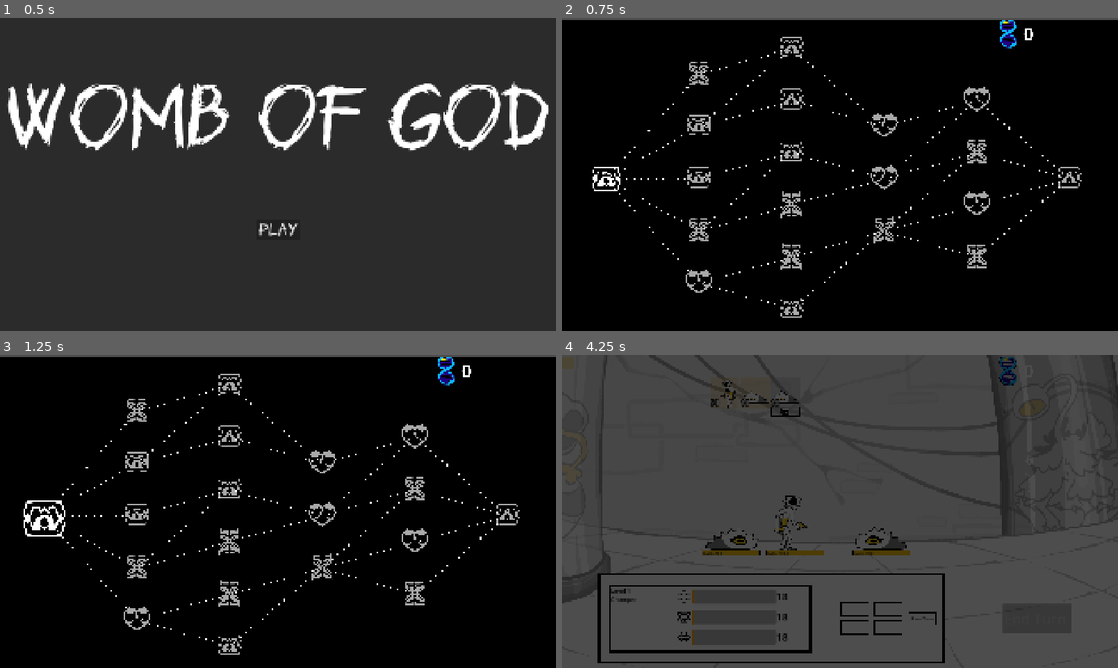
Above: before the commit, frames 1-4 (two rows, left to right).
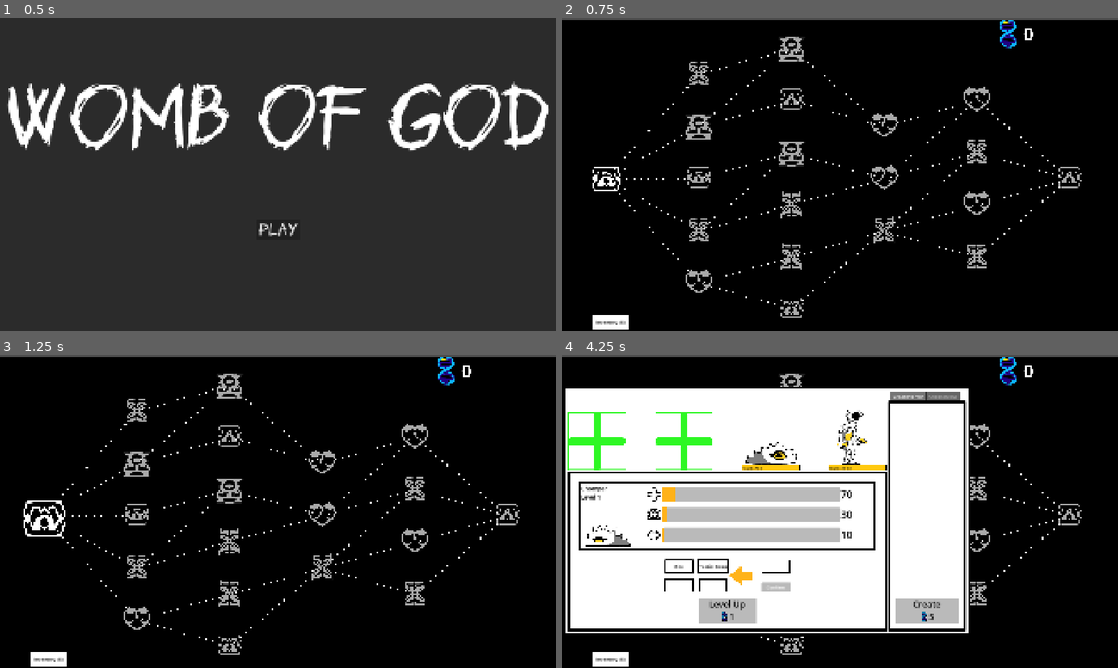
Above: after the commit, the same moments.

Repository: LeoOuyang24/DarkestDungeonPokemonGame
Game: Godot game, scene res://Menus/MainMenu.tscn
Two runs of this game, one before a commit and one after it. Both use one fixed random seed, a clock stepped at 60 frames per second and the inputs below. The engine's default icon, where the game draws it, is replaced by a stand-in: a white triangle on a blue panel in a dark square.
Inputs (mouse positions are in pixels of both pictures, inside the frame that each line leads up to):
- Up to frame 1 (0.5 s): no input
- Up to frame 2 (0.75 s): click "Play" at 0.5 s
- Up to frame 3 (1.25 s): no input
- Up to frame 4 (4.25 s): click (612, 658) at 1.25 s, where only the run after the commit has a clickable "Inventory (E)"; click (595, 442) at 2 s, where only the run after the commit has a clickable "[color=red]-1[/color]"; click (678, 564) at 2.75 s, where only the run after the commit has a clickable "Bite"; click (606, 517) at 3.5 s

Frame 1 is identical in both runs. In frame 2, 1.0% of the frame differs, in the area x 5-44%, y 6-100%; in frame 3, 1.0%; in frame 4, 98%, in the area x 0-100%, y 0-100%.

Commit message:
refactoring shop

Diff:
--- a/Battle/BattleEvents.gd
+++ b/Battle/BattleEvents.gd
@@ -51,7 +51,7 @@
 
 signal removedStatus(remover:Creature,target:Creature,effect:StringName)
 func removeStatus(remover:Creature,target:Creature,effect:StringName):
-	var status = target.stauses[effect]
+	var status = target.statuses.getStatus(effect)
 	if status:
 		target.statuses.removeStatus(status);
 		removedStatus.emit(remover,target,effect)
--- a/Creatures/creatures_jsons/boss1.json
+++ b/Creatures/creatures_jsons/boss1.json
@@ -6,8 +6,8 @@
 	"name": "Boss",
 	"flying": false,
 	"startMoves": [
-		"Brutalize",
-		"gigaimpact"
+		"backfire",
+		"maul"
 	],
 	"levelMoves": [
 	]
--- a/Game.gd
+++ b/Game.gd
@@ -96,10 +96,10 @@
 	var roomInfo = room.roomType
 	var newScene:RoomBase = null
 	match roomInfo:
-		#Room.ROOM_TYPES.SHOP:
-			#var shopRoom = load("res://Map/Rooms/ShopRoom/ShopRoom.tscn").instantiate()
-			#newScene = shopRoom
-		Room.ROOM_TYPES.BATTLE, Room.ROOM_TYPES.SHOP:
+		Room.ROOM_TYPES.SHOP:
+			var shopRoom = load("res://Map/Rooms/ShopRoom/ShopRoom.tscn").instantiate()
+			newScene = shopRoom
+		Room.ROOM_TYPES.BATTLE:
 			newScene = load("res://Battle/BattleManager.tscn").instantiate()
 			#var enemies = [CreatureLoader.loadJSON("silent.json"),CreatureLoader.loadJSON("dreemer.json"),CreatureLoader.loadJSON("beholder.json"),CreatureLoader.loadJSON("beholder.json")]
 			var bruh = Buckets.new()
@@ -143,3 +143,9 @@
 		#GameState.PlayerState.reset()
 	#else:
 		#room_finished()
+
+
+
+func _on_inventory_pressed() -> void:
+	showTeamView(!showTeam)
+	pass # Replace with function body.
--- a/Game.tscn
+++ b/Game.tscn
@@ -9,6 +9,7 @@
 [ext_resource type="PackedScene" uid="uid://bx5ugehc8gnq4" path="res://UI/GameOver.tscn" id="7_ep71o"]
 [ext_resource type="PackedScene" uid="uid://owrn7mpjalnv" path="res://UI/DNACounter.tscn" id="8_gfmos"]
 [ext_resource type="PackedScene" uid="uid://c3a2cw0fq1ln" path="res://TutorialState.tscn" id="9_8g0b7"]
+[ext_resource type="AudioStream" uid="uid://y4fm0mij52qp" path="res://audio/ambient.wav" id="9_o7dw0"]
 [ext_resource type="PackedScene" uid="uid://cnietsii3c0o4" path="res://DebugState.tscn" id="11_yhmtn"]
 
 [sub_resource type="Animation" id="Animation_qh5rq"]
@@ -32,6 +33,12 @@
 &"hurt": SubResource("Animation_qh5rq")
 }
 
+[sub_resource type="StyleBoxFlat" id="StyleBoxFlat_yhmtn"]
+bg_color = Color(1, 1, 1, 1)
+
+[sub_resource type="StyleBoxFlat" id="StyleBoxFlat_yx171"]
+bg_color = Color(1, 1, 1, 1)
+
 [node name="GameCanvas" type="Node2D"]
 script = ExtResource("1_c6sbs")
 
@@ -48,6 +55,7 @@
 offset_right = 1.0
 
 [node name="AudioStreamPlayer2D" type="AudioStreamPlayer2D" parent="."]
+stream = ExtResource("9_o7dw0")
 autoplay = true
 
 [node name="CanvasLayer" type="CanvasLayer" parent="."]
@@ -117,6 +125,22 @@
 [node name="DebugState" parent="CanvasLayer" instance=ExtResource("11_yhmtn")]
 unique_name_in_owner = true
 
+[node name="Inventory" type="Button" parent="CanvasLayer"]
+anchors_preset = 2
+anchor_top = 1.0
+anchor_bottom = 1.0
+offset_left = 105.0
+offset_top = -58.0
+offset_right = 228.0
+offset_bottom = -7.0
+grow_vertical = 0
+theme_override_colors/font_color = Color(0, 0, 0, 1)
+theme_override_colors/font_focus_color = Color(0, 0, 0, 1)
+theme_override_styles/focus = SubResource("StyleBoxFlat_yhmtn")
+theme_override_styles/normal = SubResource("StyleBoxFlat_yx171")
+text = "Inventory (E)"
+
 [connection signal="room_selected" from="Scenes/Map" to="." method="_on_map_room_selected"]
+[connection signal="pressed" from="CanvasLayer/Inventory" to="." method="_on_inventory_pressed"]
 
 [editable path="CanvasLayer/GameOver"]
--- a/Map/Buckets.gd
+++ b/Map/Buckets.gd
@@ -74,5 +74,5 @@
 ]
 
 var bucketHard:Array = [
-	BucketSlot.new(8,"giant")
+	BucketSlot.new(5,"giant")
 ]
--- a/Map/Room.gd
+++ b/Map/Room.gd
@@ -44,8 +44,8 @@
 		ROOM_TYPES.WELL:
 			spritePath = "res://sprites/map/well_room.png"
 		ROOM_TYPES.SHOP:
-			#spritePath = "res://sprites/map/shop_room.png"
-			spritePath = "res://sprites/map/enemy_room.png"
+			spritePath = "res://sprites/map/shop_room.png"
+			#spritePath = "res://sprites/map/enemy_room.png"
 		ROOM_TYPES.FREE_DNA:
 			spritePath = "res://sprites/map/lab_room.png"
 		ROOM_TYPES.BOSS:
--- a/Map/Rooms/FreeDNARoom.gd
+++ b/Map/Rooms/FreeDNARoom.gd
@@ -10,8 +10,8 @@
 			FreeDNA.setSprite(null)
 # Called when the node enters the scene tree for the first time.
 func _ready():
-	var array = [Banshee.new(),Amorph.new(),Am0rph.new()]
-	creature = array[randi()%3]
+	var array = ["???","AMORPH","Am0rph","siren","giant","princess"]
+	creature = CreatureLoader.getRandCreature(array)
 	onSelect()
 
 func onSelect() -> void:
@@ -26,8 +26,8 @@
 		%Flash.visible = true
 
 		#if creature is already in the team
-		if GameState.PlayerState.getTeam().reduce(func (accum:bool, creature2:Creature):
-				return accum || (creature2 and creature2.getName() == creature.getName())
+		if GameState.PlayerState.getScans().reduce(func (accum:bool, name:String):
+				return accum || (name == creature.getName())
 				,false):
 			GameState.increaseDNA(10);
 			Menu.pushMessage("You've seen this creature before, but a little extra data can't hurt.")
--- a/Map/Rooms/ShopRoom/ScanItem.gd
+++ b/Map/Rooms/ShopRoom/ScanItem.gd
@@ -10,7 +10,6 @@
 
 func addedScan(creatureName:StringName) -> void:
 	if creature == creatureName:
-		disable = true
 		modulate = Color.GRAY
 
 		creatureSprite.pause(true);
@@ -21,7 +20,6 @@
 		creatureSprite.setSprite(loaded.getSprite())
 		#creatureSprite.set_texture_disabled(creatureSprite.getFrameAtIndex(0));
 		self.creature = creature
-		self.disable = creature in GameState.PlayerState.getScans();
 		#set_custom_minimum_size(loaded.getSprite().get_frame_texture("default",0).get_size());
 	else:
 		push_error("COULDNT LOAD TEXTURE FOR SCAN BUTTON: " + creature)
@@ -29,3 +27,7 @@
 func onPurchase(_c,_m):
 	GameState.PlayerState.addScan(creature);
 	pass
+
+func _process(delta):
+	super(delta)
+	self.set_disabled(disabled or creature in GameState.PlayerState.getScans());
--- a/Map/Rooms/ShopRoom/ShopRoom.gd
+++ b/Map/Rooms/ShopRoom/ShopRoom.gd
@@ -12,10 +12,10 @@
 
 var item:ShopItem = null
 
-const maxItems:int = 5;
+const maxItems:int = 3;
 # Called when the node enters the scene tree for the first time.
 func _ready():
-	var placeholder := ["Beholder","Chomper","Silent","Dreemer","Siren"]
+	var placeholder := ["Am0rph","Giant","Silent"]
 	var placeholderTraits := [Spectral.new(),Small.new(),Big.new(),Regenerative.new(),Unwavering.new()]
 	for i in range(maxItems):
 		var scan := ShopItemScene.instantiate()
@@ -25,12 +25,12 @@
 
 		scanButt.setCreature(placeholder[i])
 
-		var traitItem := ShopItemScene.instantiate()
-		var traitButton := TraitButtonScene.instantiate()
-		TraitItems.add_child(traitItem)
-		traitItem.setItem(traitButton,15)
-		traitButton.setTrait(placeholderTraits[i])
-		traitButton.need_apply_item.connect(applyItem.bind(traitButton))
+		#var traitItem := ShopItemScene.instantiate()
+		#var traitButton := TraitButtonScene.instantiate()
+		#TraitItems.add_child(traitItem)
+		#traitItem.setItem(traitButton,15)
+		#traitButton.setTrait(placeholderTraits[i])
+		#traitButton.need_apply_item.connect(applyItem.bind(traitButton))
 
 		var addMove := ShopItemScene.instantiate()
 		var moveButton = load("res://Map/Rooms/ShopRoom/InjectMove.tscn").instantiate()
--- a/Menus/CostButton.gd
+++ b/Menus/CostButton.gd
@@ -7,30 +7,18 @@
 #still works even if label is null
 @onready var label = %Label
 
-#used by child classes to calculate if the button should be disabled
-#so for example, maybe you need the button to be disabled if you can't afford it OR
-#nothing has been selected. You'd set "disable" for the latter case
-var disable:bool = false:
-	set(val):
-		disable = val
-		toggle(GameState.getDNA())
 
 @export var title:String = ""
-@export var cost:int = 0:
-	set(val):
-		cost = val
-		toggle(GameState.getDNA())
-		if label and label is PriceLabel:
-			label.formatLabel(cost,title,is_disabled())
+@export var cost:int = 0;
+
 
 func applyCost():
 	GameState.setDNA(GameState.getDNA() - cost)
 
-func _ready():
-	GameState.DNA_changed.connect(toggle)
-
-func toggle(amount:int):
-	set_disabled(disable || cost > amount)
+func _process(delta):
+	set_disabled(GameState.getDNA() < cost)
+	if label and label is PriceLabel:
+		label.formatLabel(cost,title,is_disabled())
 
 func _pressed():
 	applyCost()
--- a/Menus/CreateHorror.gd
+++ b/Menus/CreateHorror.gd
@@ -15,7 +15,6 @@
 var selected:Creature = null:
 	set(value):
 		selected = value
-		CreateButton.disable = value == null
 # Called when the node enters the scene tree for the first time.
 func _ready():
 	CreateButton.cost = globalCost
--- a/Menus/CreatureSummary.gd
+++ b/Menus/CreatureSummary.gd
@@ -34,7 +34,9 @@
 	swapped_current.emit(creature)
 
 func _process(delta):
-	LevelUpButton.disabled = !creature or creature not in GameState.PlayerState.getTeam()
+	LevelUpButton.disabled = !creature or \
+	creature not in GameState.PlayerState.getTeam() or\
+	LevelUpButton.cost > GameState.getDNA()
 
 func addBigBoost(stat:CreatureStats.STATS) -> void:
 	if creature:
--- a/Moves/Moves/applystatus.gd
+++ b/Moves/Moves/applystatus.gd
@@ -5,16 +5,16 @@
 # Called when the node enters the scene tree for the first time.
 func _init():
 	super("Chemical Burn",1,1)
-	summary = "Applies 3 stacks of burn, freeze, and shock"
+	summary = "Applies 20 stacks of burn and shock"
 	pass # Replace with function body.
 
 
 func move(user:Creature, enemies:Array, battlefield):
 	if len(enemies) > 0: #just to be safe, make sure we are actually targeting something
 		var target:Creature = battlefield.getCreature(enemies[0])
-		battlefield.events.applyStatus(user,target,Burn.new(),3)
-		battlefield.events.applyStatus(user,target,Frost.new(),3)
-		battlefield.events.applyStatus(user,target,Shock.new(),3)
+		battlefield.events.applyStatus(user,target,Burn.new(),20)
+		#battlefield.events.applyStatus(user,target,Frost.new(),3)
+		battlefield.events.applyStatus(user,target,Shock.new(),20)
 
 func runAnimation(user:Creature, targets:Array, UI:BattleUI,battlefield:Battlefield) -> void:
 	await MoveAnimations.genericAttackAnimation(user,targets,UI,self)
--- a/Moves/Moves/backfire.gd
+++ b/Moves/Moves/backfire.gd
@@ -10,6 +10,8 @@
 func getPreselectedTargets(user:Creature, battle:Battlefield):
 	return battle.getFrontMostCreatures(1,user.getIsFriendly())
 
+func getMult():
+	return 1.5;
 
 func move(user:Creature, targets:Array, battlefield):
 	super(user,targets,battlefield)
--- a/Moves/Moves/chomp.gd
+++ b/Moves/Moves/chomp.gd
@@ -3,7 +3,7 @@
 
 # Called when the node enters the scene tree for the first time.
 func _init():
-	super("Chomp",0,1,"Deal %s damage to frontmost target")
+	super("Chomp",0,1,"Deal 1.5x damage to frontmost target")
 
 
 func getMult() -> float:
--- a/Moves/Moves/frostbite.gd
+++ b/Moves/Moves/frostbite.gd
@@ -2,7 +2,7 @@
 
 # Called when the node enters the scene tree for the first time.
 func _init():
-	super("Frostite",0,1,"Deal .75x damage to frontmost target and an additional .1x for each stack of Frost.")
+	super("Frostbite",0,1,"Deal .75x damage to frontmost target and an additional .1x for each stack of Frost.")
 
 func getPreselectedTargets(user:Creature, battle:Battlefield):
 	return battle.getFrontMostCreatures(1,user.getIsFriendly())
--- a/StatusEffects/StatusEffectsUI.tscn
+++ b/StatusEffects/StatusEffectsUI.tscn
@@ -1,6 +1,6 @@
 [gd_scene load_steps=2 format=3 uid="uid://bx3nvprq7ubqo"]
 
-[ext_resource type="Script" uid="uid://b7xvjqjobepfe" path="res://StatusEffects/StatusEffectsUI.gd" id="1_hrets"]
+[ext_resource type="Script" uid="uid://b7xvjqjobepfe" path="res://StatusEffects/statuseffectsui.gd" id="1_hrets"]
 
 [node name="StatusEffectsUI" type="GridContainer"]
 columns = 4
Not shown: 1 places in Game.tscn that only renumber resources
Not shown: 1 places in StatusEffects/SingleEffectUI.tscn that only renumber resources
Not shown, changed: export_presets.cfg
